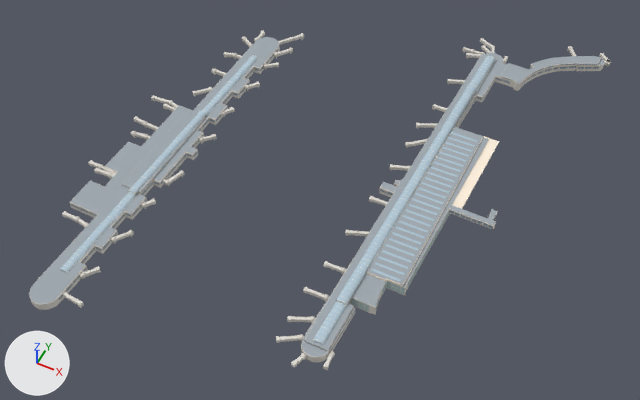
The glTF model models/chi-ohare-terminal-1.detail.glb as it was, and as the next commit left it.
One viewpoint serves both versions: a 50 mm lens placed at (325.0, -636.0, 754.0), pointed at (12.0, -11.0, -27.0). The axes (+X, +Y, +Z) are drawn at lower left. The lights are the same throughout. The first picture is the older version. Vertices at exactly the same position are counted once.

Names of what the first picture shows: "O'Hare Terminal 1".
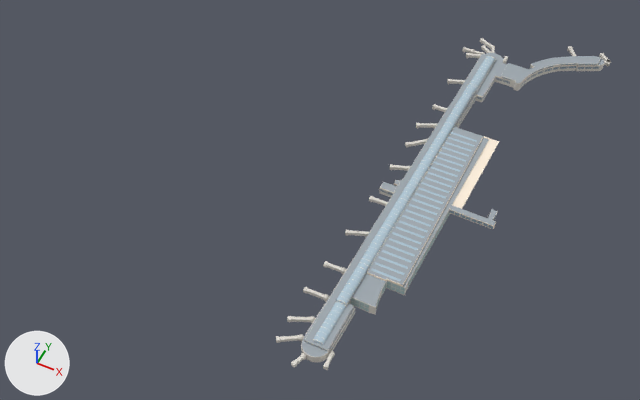
The newer file is also turned or shifted as a whole; pictures and numbers use the older file's frame.

Changed parts and their boxes [x1, y1, x2, y2] in the pictures (640 x 400 px):
"O'Hare Terminal 1", reshaped (42% narrower): before [29, 30, 611, 370]; after [276, 38, 611, 370]
part 1 of me_o_hare_terminal_1, deleted: before [29, 30, 304, 310]

What changed in the scene script:
```text
Change me_o_hare_terminal_1:
    used by ob_o_hare_terminal_1; location = (0.0, 0.0, 0.0)
    remove me_o_hare_terminal_1.from_pydata(...)  # 20627 vertices, 17555 faces; spans x -243.0..258.0, y -296.0..361.0, z 0.0..19.0
    add me_o_hare_terminal_1.from_pydata(...)  # 12550 vertices, 9878 faces; spans x 66.0..258.0, y -242.0..361.0, z 0.0..19.0
    me_o_hare_terminal_1 part 1: 941 loose pieces with 8077 vertices, spanning x -243.0..-126.0, y -296.0..221.0, z 0.0..16.0, are deleted
    other edits to the shape of me_o_hare_terminal_1 do not show in these pictures
```
